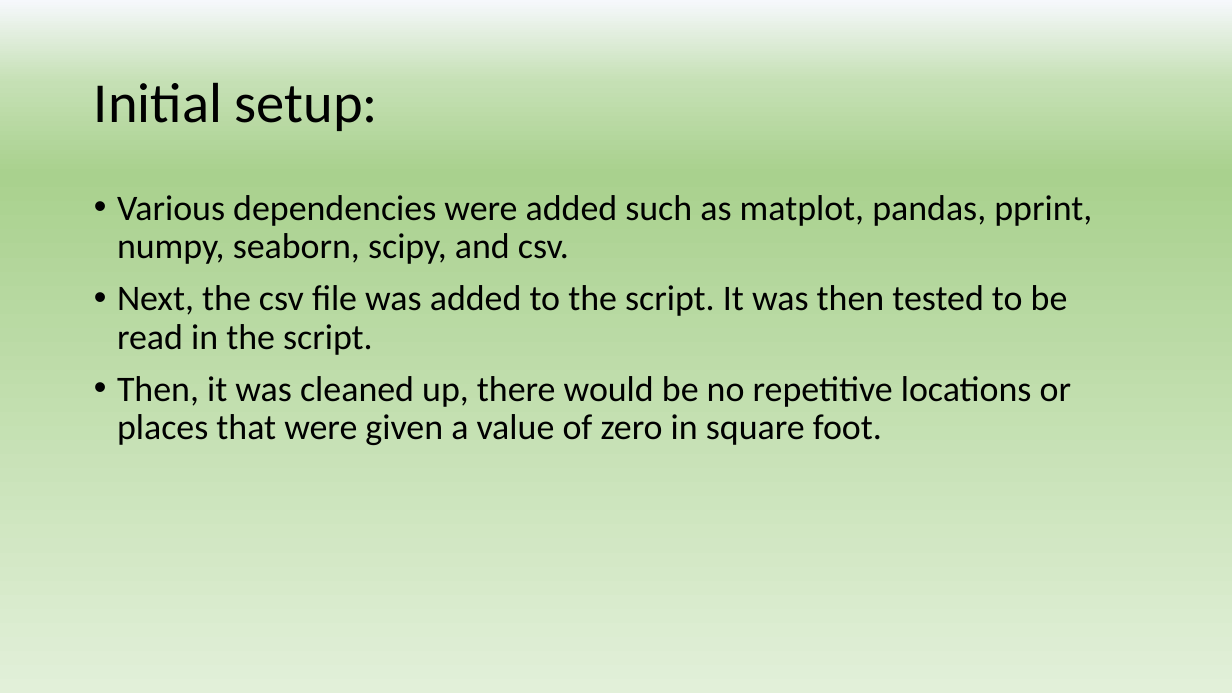
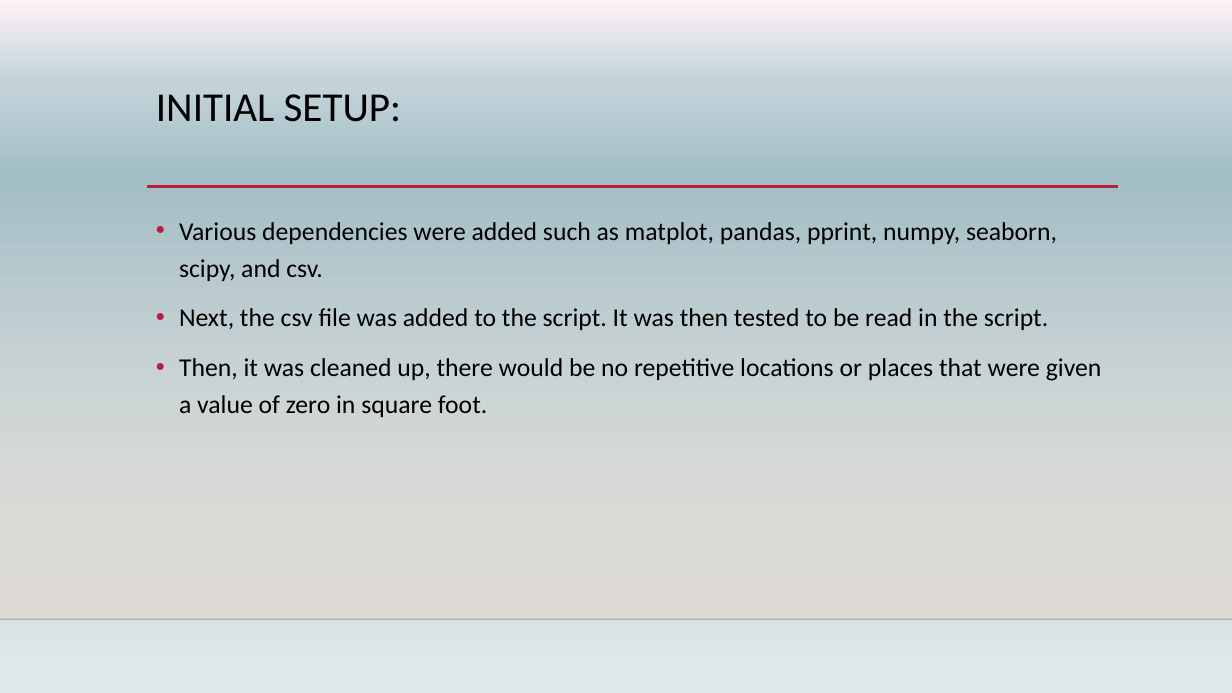
Before and after one commit to scavazos4/Project_One, a slide deck: slide 6 of Sacramento Real Estate.pptx. Drawn at 1232x693 pixels with LibreOffice and Linux fonts; fonts in the diff are those of the drawing; background and template pictures are left out. Boxes give left, top, right and bottom in pixels: in the first picture for what was removed or moved away, otherwise in the second. Text is boxed around its words. In the diff, an @@ line names an element or a change of style, - is before the commit and + after.

```diff
--- a/Sacramento Real Estate.pptx
+++ b/Sacramento Real Estate.pptx
@@ background gradient #F6F8FC to #C5E0B4 to #A9D18E to #E2F0D9 to gradient #FDF2F5 to #C3D3D9 to #A4BEC6 to #E1E9EC @@
@@ title "INITIAL SETUP:" at bbox=[156, 94, 401, 122]: vertical alignment middle to top @@
@@ title at bbox=[156, 94, 401, 122]: text changed; size 44 to 32 pt @@
-Initial setup:
+INITIAL SETUP:
@@ rectangle added at bbox=[0, 204, 1232, 619], fill gradient #DFDBD5 @@
@@ text "Various dependencies were added such ...": place and size @@
-text "Various dependencies were added such ..." at bbox=[117, 195, 1092, 445]
+text "Various dependencies were added such ..." at bbox=[179, 222, 1102, 417]
@@ text "Various dependencies were added such ..." at bbox=[179, 222, 1102, 417]: size 28 to 20 pt; line spacing 0.9 to 1.2 @@
@@ line added from (147, 187) to (1118, 187), #B71E42 2.5 pt @@
@@ line added from (0, 619) to (1232, 619), #000001 1 pt @@
```
Also in this commit, not shown: 8 other slides changed, 5 slides added, 3 slides removed, 1 other file.
